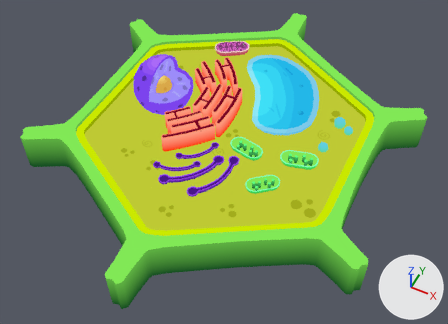
The glTF model public/assets/celula-vegetal/model.glb as it was, and as the next commit left it.
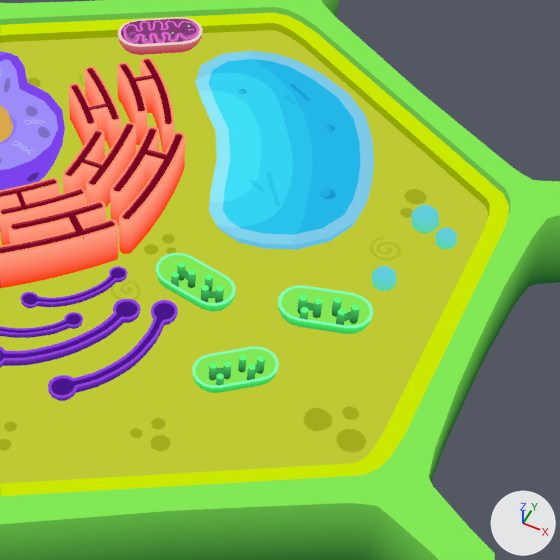
There are two pictures of each version: one whole from a 50 mm lens placed at (0.118, -0.253, 0.305), pointed at (0.001, -0.019, 0.013), one close up on the part from 37% to 88% of the width and 10% to 81% of the height. Lighting does not change. The marker at lower right points along +X, +Y and +Z. Where no turn or scale is listed for an object, it has been applied to the vertices. Vertices at the same position are counted once.

The older version as bpy lines, for what is in view:
```python
ob_cloroplasto = bpy.data.objects.new('Cloroplasto', me_sphere_004)
ob_cloroplasto.location = (0.0171, -0.021, 0.0329)
ob_cloroplasto_001 = bpy.data.objects.new('Cloroplasto.001', me_sphere_005)
ob_cloroplasto_001.location = (0.0486, -0.016, 0.0335)
ob_cloroplasto_002 = bpy.data.objects.new('Cloroplasto.002', me_sphere_006)
ob_cloroplasto_002.location = (0.0368, -0.0414, 0.0324)
ob_golgi_001 = bpy.data.objects.new('golgi.001', me_sphere_007)
ob_golgi_001.location = (-0.002, -0.0524, 0.0351)
ob_ribosoma_001 = bpy.data.objects.new('Ribosoma.001', me_sphere_010)
ob_ribosoma_001.location = (0.0617, 0.0132, 0.0452)
ob_ribosoma_002 = bpy.data.objects.new('Ribosoma.002', me_sphere_009)
ob_ribosoma_002.location = (0.0659, 0.0224, 0.0321)
ob_ribosoma_006 = bpy.data.objects.new('Ribosoma.006', me_sphere_013)
ob_ribosoma_006.location = (0.0567, 0.00305, 0.0316)
ob_ribosoma_006.scale = (1.52, 1.52, 1.52)
# also in view: 'Reticulo.001' at (-0.009, 0.002, 0.036); 'Reticulo.003' at (-0.022, 0.004, 0.036); 'Membrana' at (-0.006, 0.0, 0.015); 'golgi.004' at (-0.006, -0.039, 0.038); 'Reticulo.006' at (-0.028, -0.019, 0.036)
```
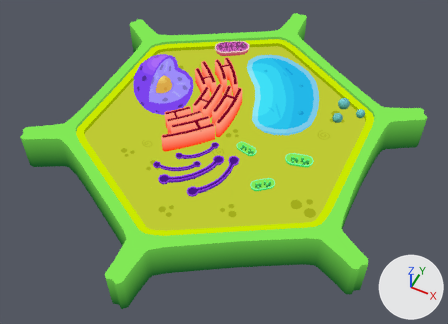
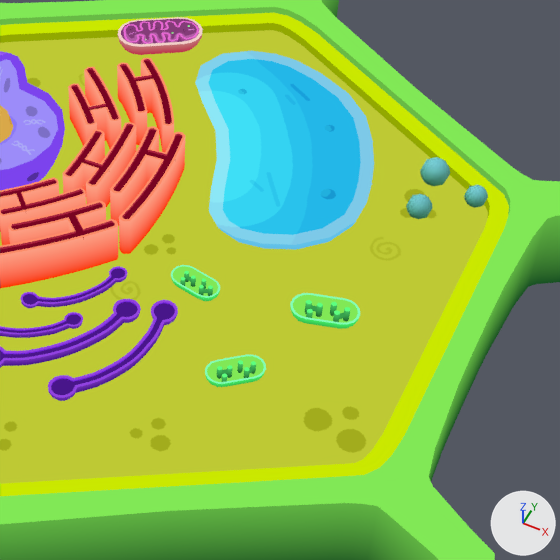
Where the newer file only moved an object's origin or applied its transform, the numbers keep the older frame.

Where the change shows, as pixel boxes (x1, y1, x2, y2) in the close-ups (560 x 560 px):
'Cloroplasto.001', moved
    before: (278, 286, 373, 334)
    after: (290, 293, 360, 329)
'Cloroplasto.002', moved
    before: (192, 347, 279, 393)
    after: (205, 355, 266, 387)
'Cloroplasto', moved
    before: (156, 253, 236, 311)
    after: (171, 265, 220, 301)
'Ribosoma.001', recoloured, mesh turned
    before: (411, 205, 439, 233)
    after: (464, 185, 488, 208)
'Ribosoma.002', mesh turned
    before: (435, 228, 457, 249)
    after: (420, 157, 450, 186)
'Ribosoma.006', recoloured, moved, turned, rescaled
    before: (372, 266, 397, 291)
    after: (406, 194, 433, 219)

The change in detail:
Picture 'Animal_Ribosoma_AlbedoTransparency' (img_animal_ribosoma_albedotransparency) is new.
Material 'Ribosoma.002' (mat_ribosoma_002) is new.
Its texture is img_animal_ribosoma_albedotransparency.
Its roughness is 0.7.
me_sphere_013 has 42 vertices, 80 faces and spans x -0.00212..0.00212, y -0.00212..0.00212, z -0.00212..0.00212.
me_sphere_013 no longer uses material mat_ribosoma.
me_sphere_013 now uses material mat_ribosoma_002 (picture img_animal_ribosoma_albedotransparency).
me_sphere_009 has 42 vertices, 80 faces and spans x -0.00287..0.00287, y -0.00287..0.00287, z -0.00287..0.00287.
me_sphere_009 is used by ob_ribosoma_002; location (0.0659, 0.0224, 0.0321).
me_sphere_009 part 2: the whole mesh is turned 154.4 degrees about the z axis through its middle and scaled by 1.25, then moved by (-0.00541, -0.00266, 0.02263).
me_sphere_010 has 42 vertices, 80 faces and spans x -0.00358..0.00358, y -0.00358..0.00358, z -0.00358..0.00358.
me_sphere_010 is used by ob_ribosoma_001; location (0.0617, 0.0132, 0.0452).
me_sphere_010 no longer uses material mat_ribosoma.
me_sphere_010 part 1: the whole mesh is turned 154.4 degrees about the z axis through its middle and scaled by 0.801, then moved by (0.00873, 0.01154, 0.00146).
me_sphere_010 now uses material mat_ribosoma_002 (picture img_animal_ribosoma_albedotransparency).
In object 'Cloroplasto' (ob_cloroplasto), parent is now set to ob_cloroplasto_b.
Object 'Cloroplasto' (ob_cloroplasto) moves from (0.0171, -0.021, 0.0329) to (0.0, 0.0, 0.0).
Object 'Ribosoma.006' (ob_ribosoma_006) is rescaled from (1.52, 1.52, 1.52) to (1.0, 1.0, 1.0).
In object 'Ribosoma.006' (ob_ribosoma_006), parent is now set to ob_ribosoma_bone.
Object 'Ribosoma.006' (ob_ribosoma_006) moves from (0.0567, 0.00305, 0.0316) to (0.0, 0.0, 0.0).
Object 'Ribosoma.006' (ob_ribosoma_006) turns from (0, 0, 0) to (90, 0, 0) degrees about x, y and z.
In object 'Cloroplasto.001' (ob_cloroplasto_001), parent is now set to ob_cloroplasto_001_b.
Object 'Cloroplasto.001' (ob_cloroplasto_001) moves from (0.0486, -0.016, 0.0335) to (0.0, 0.0, 0.0).
In object 'Cloroplasto.002' (ob_cloroplasto_002), parent is now set to ob_cloroplasto_002_b.
Object 'Cloroplasto.002' (ob_cloroplasto_002) moves from (0.0368, -0.0414, 0.0324) to (0.0, 0.0, 0.0).
Object 'Cloroplasto.001.B' (ob_cloroplasto_001_b) is new.
Its parent is ob_cloroplastos_c.
Its location is (0.0153, 0.0112, -0.00779).
Its scale is (0.737, 0.737, 0.737).
Object 'Cloroplastos.C' (ob_cloroplastos_c) is new.
Its parent is ob_celulavegetal_c.
Its location is (0.0413, -0.0272, -0.0333).
Its rotation in degrees is (0, 90, 0).
Object 'CelulaVegetal.C' (ob_celulavegetal_c) is new.
Its parent is ob_celulaanimal_a.
Its location is (0.0, 0.0, 0.0).
Its rotation in degrees is (0, -90, 0).
Object 'CelulaAnimal.A' (ob_celulaanimal_a) is new.
Its location is (0.0, 0.0, 0.0).
Object 'Cloroplasto.002.B' (ob_cloroplasto_002_b) is new.
Its parent is ob_cloroplastos_c.
Its location is (0.00344, -0.0142, -0.00888).
Its scale is (0.707, 0.707, 0.707).
Object 'Cloroplasto.B' (ob_cloroplasto_b) is new.
Its parent is ob_cloroplastos_c.
Its location is (-0.0163, 0.00619, -0.00819).
Its scale is (0.618, 0.618, 0.618).
Object 'Ribosoma.bone' (ob_ribosoma_bone) is new.
Its parent is ob_ribosomas_c.
Its location is (-0.00601, 0.00362, -0.00209).
Its rotation in degrees is (-90, 90, 0).
Its scale is (1.52, 1.52, 1.52).
Object 'Ribosomas.C' (ob_ribosomas_c) is new.
Its parent is ob_celulavegetal_c.
Its location is (0.0481, 0.0223, -0.0618).
Its rotation in degrees is (154, 0, 0).
